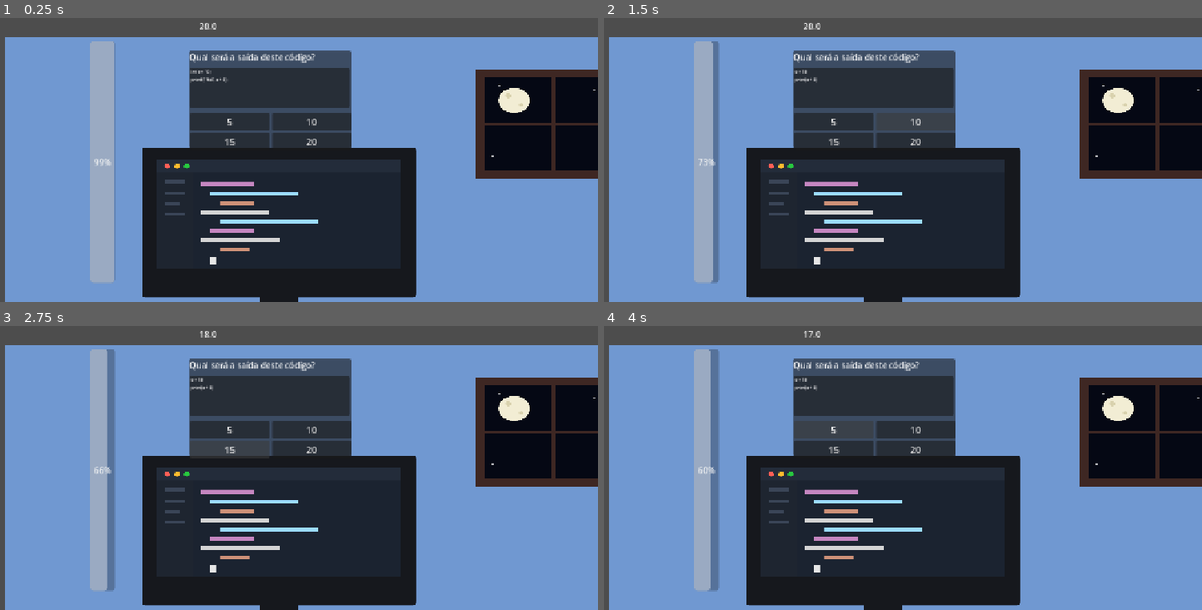
Above: before the commit, frames 1-4 (two rows, left to right).
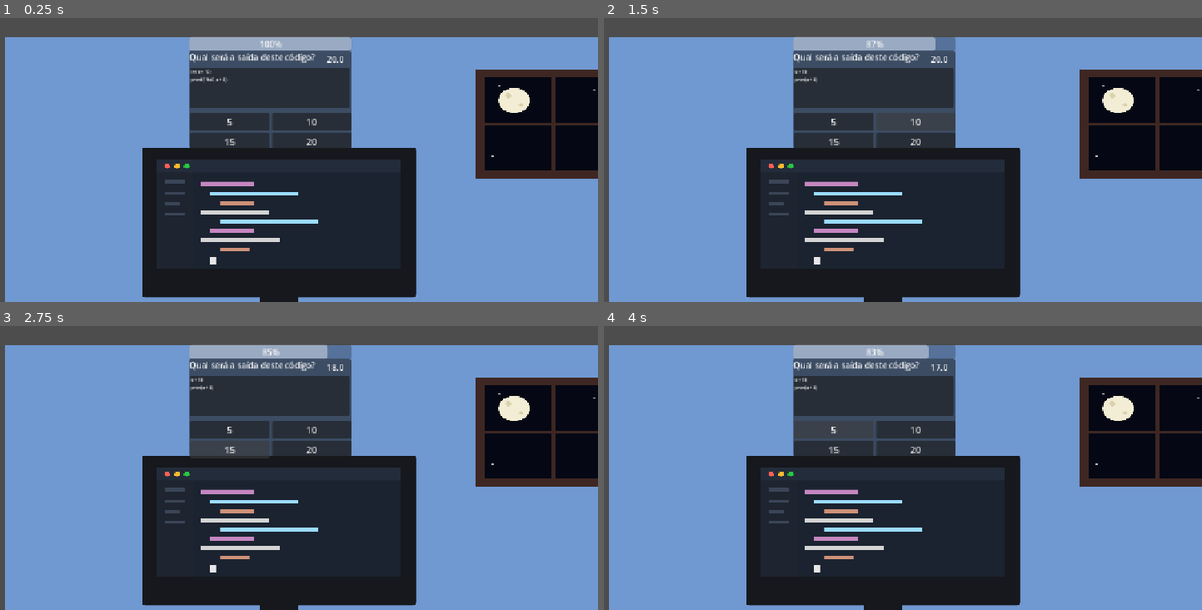
Above: after the commit, the same moments.

Repository: SiriusVe/crazy-in-codes
Game: Godot game, scene res://Scenes/fase_1.tscn
Two runs of this game, one before a commit and one after it. Both use one fixed random seed, a clock stepped at 60 frames per second and the inputs below.
Inputs:
- Up to frame 1 (0.25 s): no input
- Up to frame 2 (1.5 s): click "5" at 0.5 s; click "10" at 1.25 s
- Up to frame 3 (2.75 s): click "15" at 2 s
- Up to frame 4 (4 s): click "20" at 2.75 s; click "5" at 3.5 s

The runs differ from the first frame. In frame 1, 5.0% of the frame differs, in the area x 15-59%, y 1-93%; in frame 2, 5.0%, in the area x 15-59%, y 1-94%; in frame 3, 5.0%; in frame 4, 5.0%.

Commit message:
Finalização UI Quiz fase 1

Diff:
--- a/Scenes/fase_1.tscn
+++ b/Scenes/fase_1.tscn
@@ -111,15 +111,16 @@
 
 [node name="Timertxt" type="Label" parent="QuizUI/QuestionPanel" unique_id=681253588]
 layout_mode = 0
-offset_left = 19.0
-offset_top = -59.0
-offset_right = 59.0
-offset_bottom = -36.0
+offset_left = 264.0
+offset_top = 4.0
+offset_right = 304.0
+offset_bottom = 27.0
+text = "ex"
 
 [node name="MentalBar" type="ProgressBar" parent="QuizUI" unique_id=2008913581]
 layout_mode = 0
-offset_left = 165.0
-offset_top = 6.0
-offset_right = 212.0
-offset_bottom = 470.0
+offset_left = 355.0
+offset_top = -2.0
+offset_right = 667.0
+offset_bottom = 25.0
 value = 100.0
--- a/Scripts/fase_1.gd
+++ b/Scripts/fase_1.gd
@@ -16,7 +16,7 @@
 var questao_atual = 0
 var time = 20.0
 var timeR = 20.0
-var error = 10.0
+var error = 5.0
 var fim_questao = false
 
 var questoes = [
@@ -91,6 +91,7 @@
 	print("Nova questão! Timer:", timeR)
 
 func _ready():
+	questoes.shuffle()
 	mostrar_questao()
 	a.pressed.connect(func(): verificar_resposta(0))
 	b.pressed.connect(func(): verificar_resposta(1))
@@ -101,7 +102,7 @@
 func _process(delta):
 	timeR -= delta
 	timer_txt.text = str(ceil(timeR))
-	mental -= (100.0 / time) * delta
+	mental -= (35.0 / time) * delta
 	mental = max(mental, 0.0)
 	mental_bar.value = mental
 
